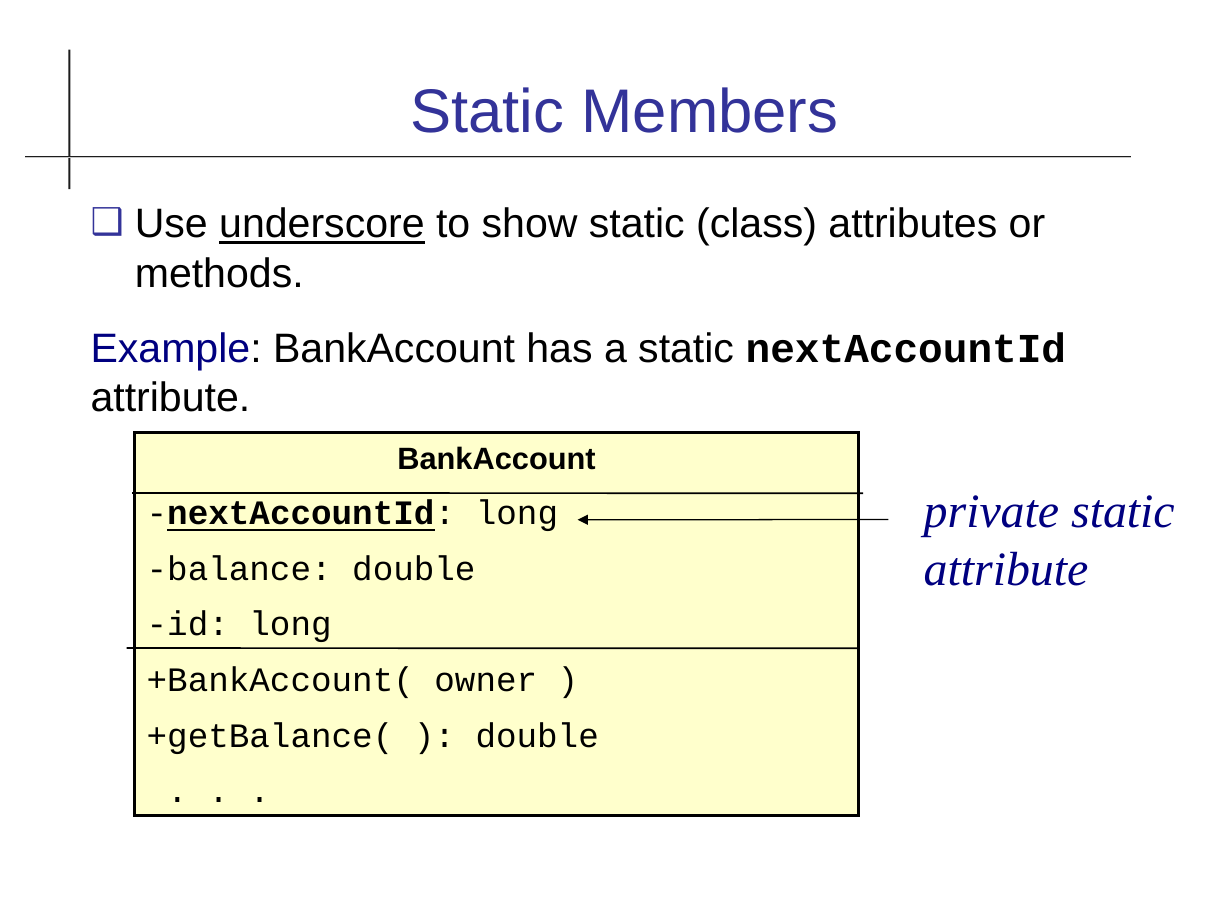
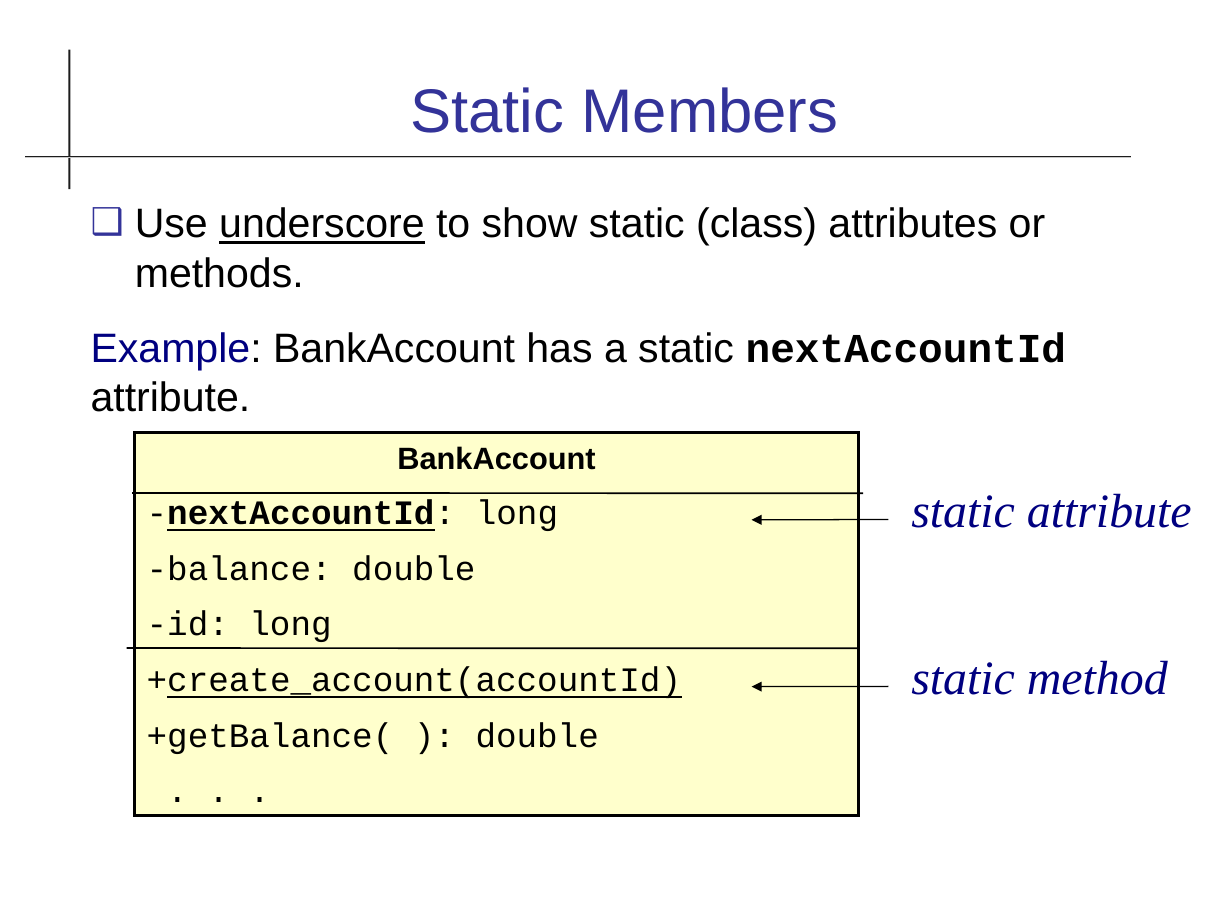
Before and after one commit to cpske/ISP, a slide deck: slide 11 of uml/UML-Class-Diagram.odp. Drawn at 1232x924 pixels with LibreOffice and Linux fonts; fonts in the diff are those of the drawing. Boxes give left, top, right and bottom in pixels: in the first picture for what was removed or moved away, otherwise in the second. Text is boxed around its words. In the diff, an @@ line names an element or a change of style, - is before the commit and + after.

```diff
--- a/uml/UML-Class-Diagram.odp
+++ b/uml/UML-Class-Diagram.odp
@@ text at (x1=911, y1=493, x2=1192, y2=528): text changed @@
-private static attribute
+static attribute
@@ arrow moved from (888, 520) - (578, 520) to (888, 520) - (752, 520) @@
@@ text in rectangle at (x1=147, y1=666, x2=681, y2=698): text changed @@
-+BankAccount( owner )
++create_account(accountId)
@@ arrow added from (888, 686) to (752, 686), #000000 0.74 pt @@
@@ text added at (x1=911, y1=660, x2=1168, y2=695), 28 pt, text #000080, italic @@
+static method
```
Also in this commit, not shown: 11 other slides changed, 1 slide added, 2 other files.
